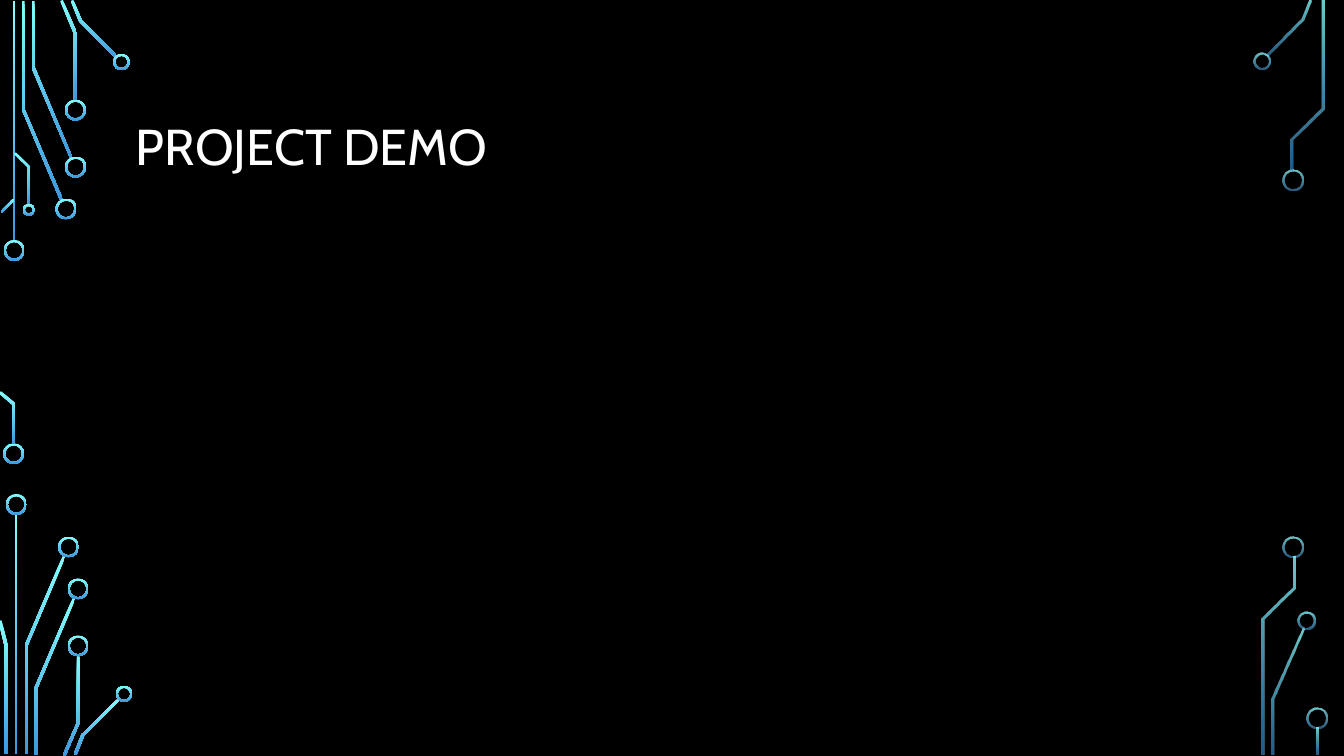
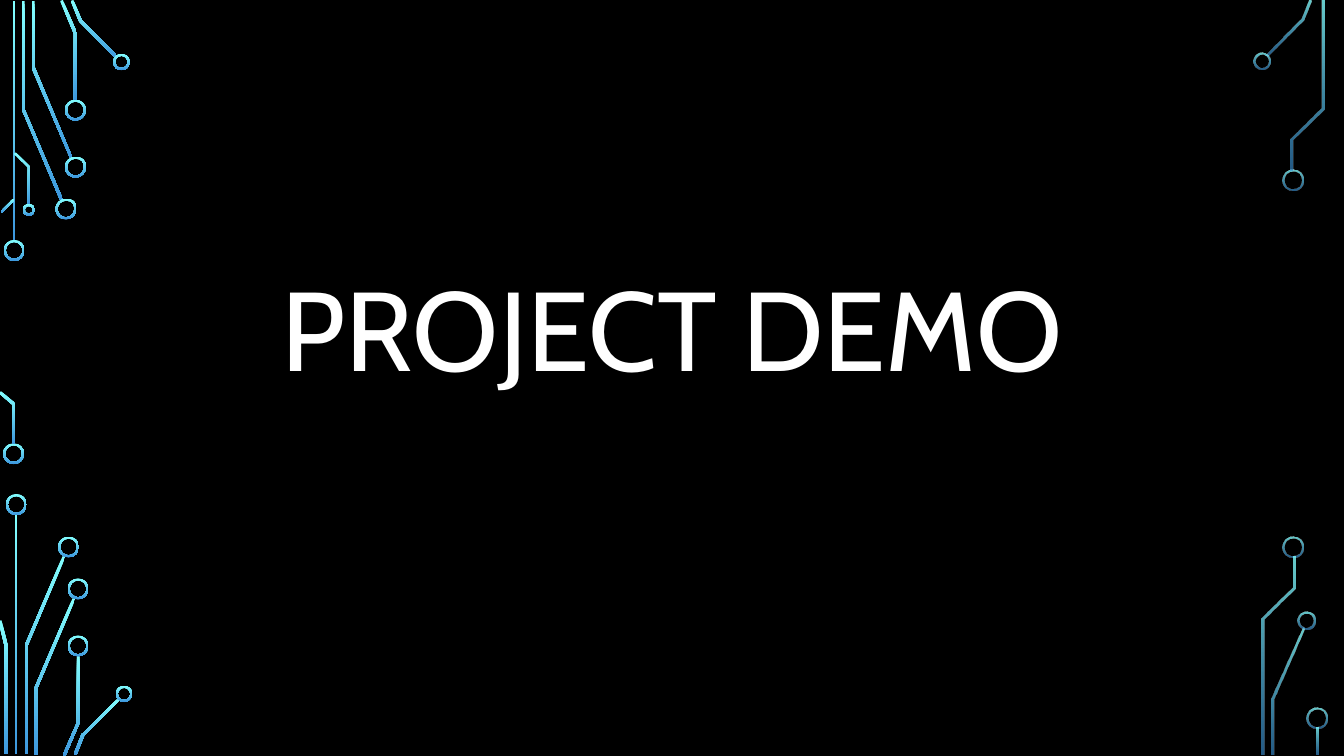
Before and after one commit to PragatisGitHub/Learn2Write, a slide deck: slide 16 of Presentation & reports/Learn2Write.pptx (slide 9 before the commit). Drawn at 1344x756 pixels with LibreOffice and Linux fonts; fonts in the diff are those of the drawing; background and template pictures are left out. Boxes give left, top, right and bottom in pixels: in the first picture for what was removed or moved away, otherwise in the second. Text is boxed around its words. In the diff, an @@ line names an element or a change of style, - is before the commit and + after.

```diff
--- a/Presentation & reports/Learn2Write.pptx
+++ b/Presentation & reports/Learn2Write.pptx
@@ title "PROJECT DEMO": place and size @@
-title "PROJECT DEMO" at <box>136,129,487,174</box>
+title "PROJECT DEMO" at <box>281,291,1062,391</box>
@@ title "PROJECT DEMO" at <box>281,291,1062,391</box>: size 36 to 80 pt; alignment left to centre @@
```
Also in this commit, not shown: 5 other slides changed, 10 slides added, 3 slides removed, 4 other files.
